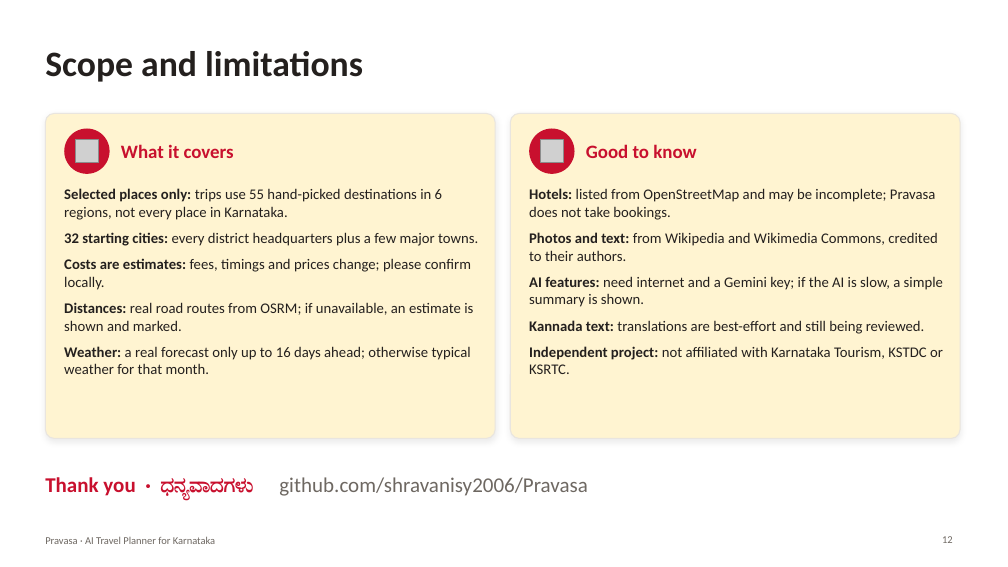
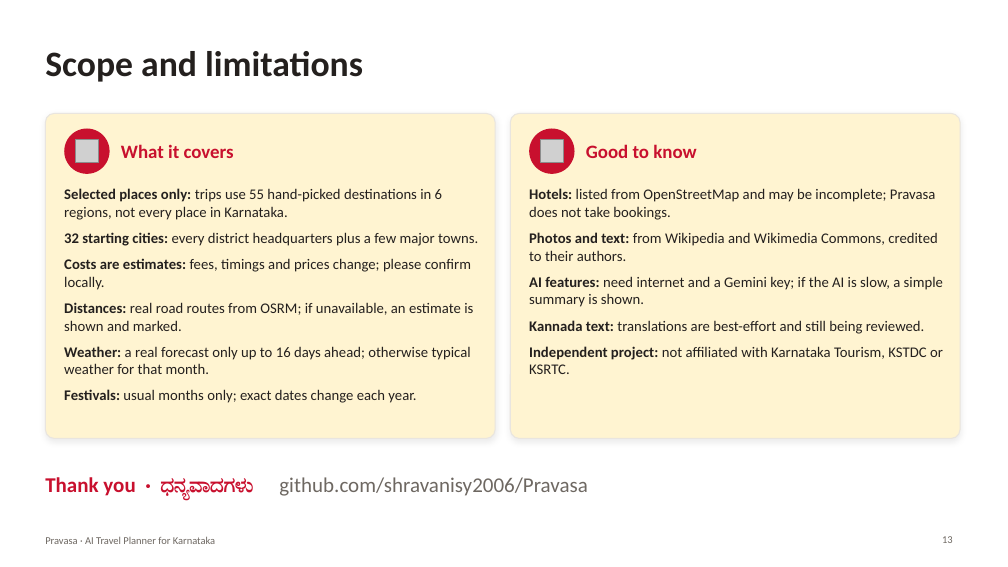
Before and after one commit to shravanisy2006/Pravasa, a slide deck: slide 13 of Pravasa_PPT.pptx (slide 12 before the commit). Drawn at 1008x567 pixels with LibreOffice and Linux fonts; fonts in the diff are those of the drawing; grey boxes stand for pictures. Boxes give left, top, right and bottom in pixels: in the first picture for what was removed or moved away, otherwise in the second. Text is boxed around its words. In the diff, an @@ line names an element or a change of style, - is before the commit and + after.

```diff
--- a/Pravasa_PPT.pptx
+++ b/Pravasa_PPT.pptx
@@ text at (64, 389, 416, 403): paragraph added @@
+• Festivals: usual months only; exact dates change each year.
```
Also in this commit, not shown: 3 other slides changed, 1 slide added, 9 other files.
